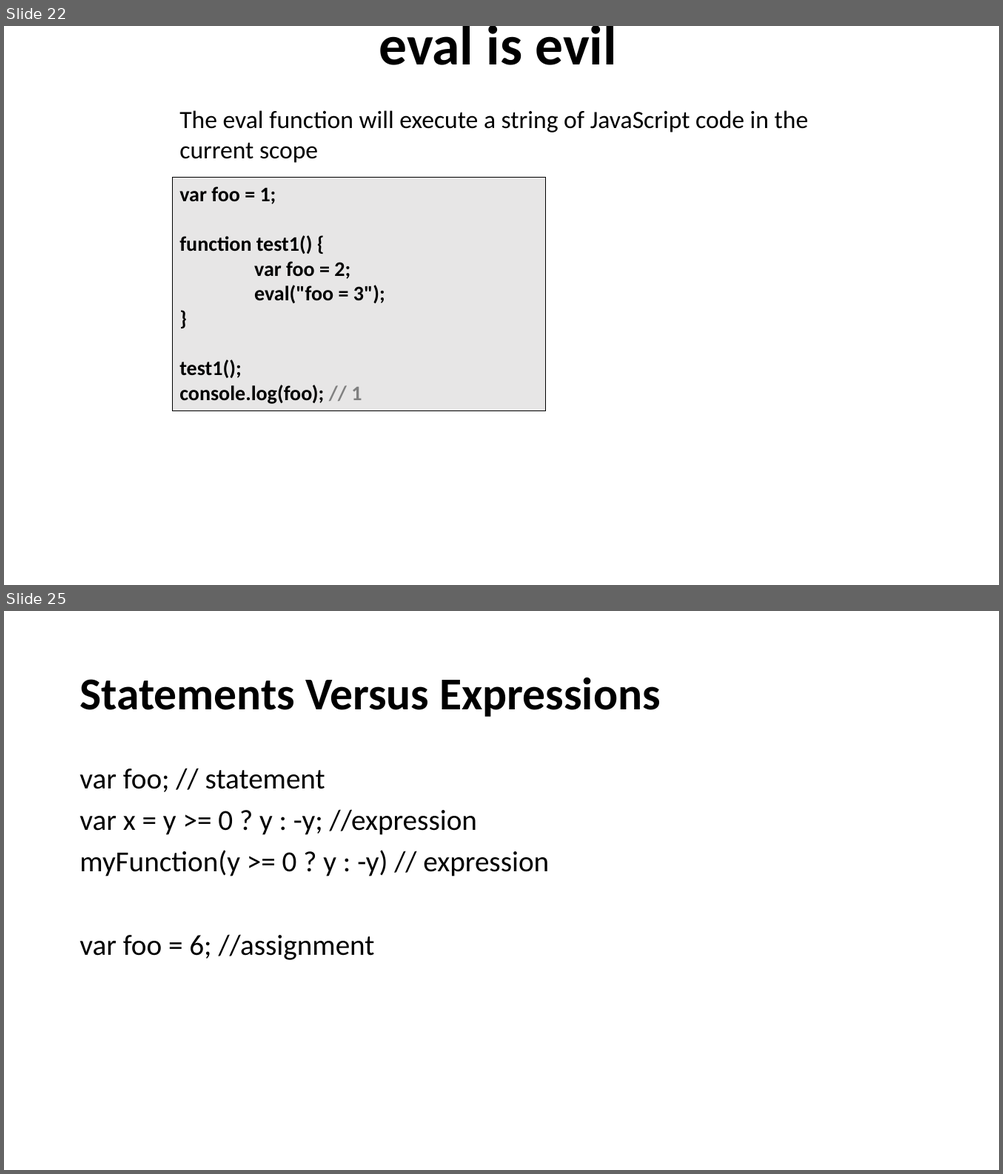
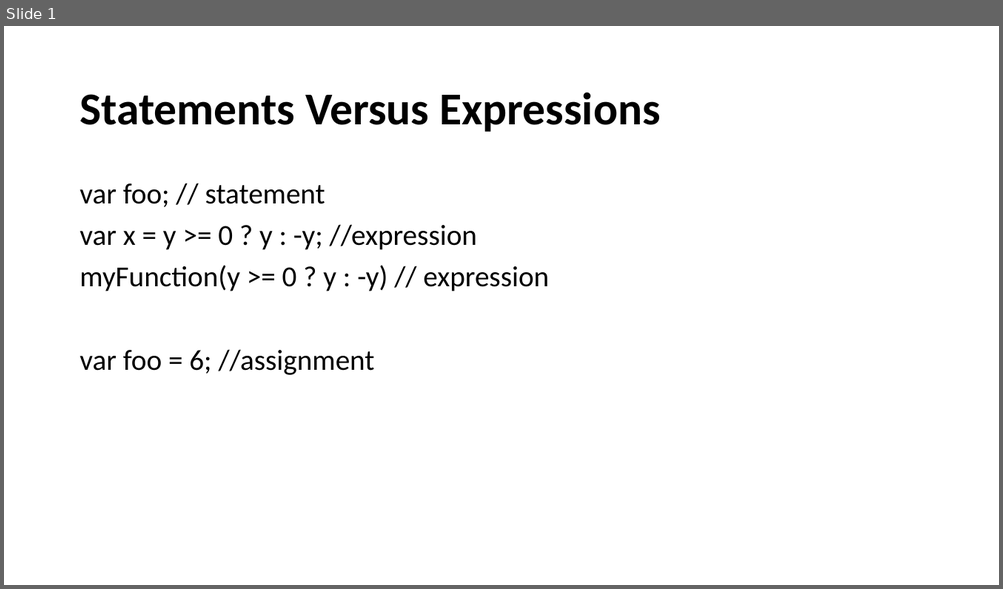
Before and after one commit to dzmitry-varabei/front-end-course, a slide deck: es6/Presentation1.pptx. Shown one above the other, each under a label of ours: slides 22 and 25 before the commit, slide 1 after it; the slides between them are not shown. The pictures are 1003x1174 and 1003x589 pixels, drawn with LibreOffice and Linux fonts; fonts in the diff are those of the drawing. Boxes give left, top, right and bottom in pixels: in the first picture for what was removed or moved away, otherwise in the second. Text is boxed around its words. In the diff, an @@ line names an element or a change of style, - is before the commit and + after.

```diff
--- a/es6/Presentation1.pptx
+++ b/es6/Presentation1.pptx
@@ slide 22 removed at bbox=[4, 26, 999, 585], background #FFFFFF @@
@@ title removed at bbox=[378, 26, 617, 65] @@
-eval is evil
@@ text removed at bbox=[179, 110, 808, 163] @@
-The eval function will execute a string of JavaScript code in the current scope
@@ rectangle removed at bbox=[173, 178, 546, 411] @@
-var foo = 1;
-function test1() {
-var foo = 2;
-eval("foo = 3");
-}
-test1();
-console.log(foo); // 1
@@ what was slide 25 is now slide 1 @@
```
Also in this commit, not shown: 23 other slides removed, 2 other files.
